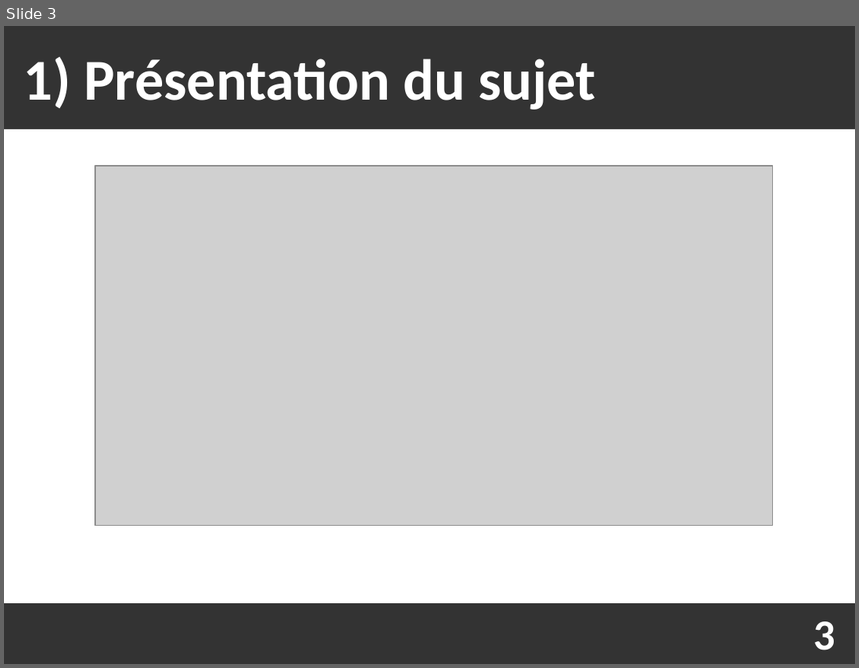
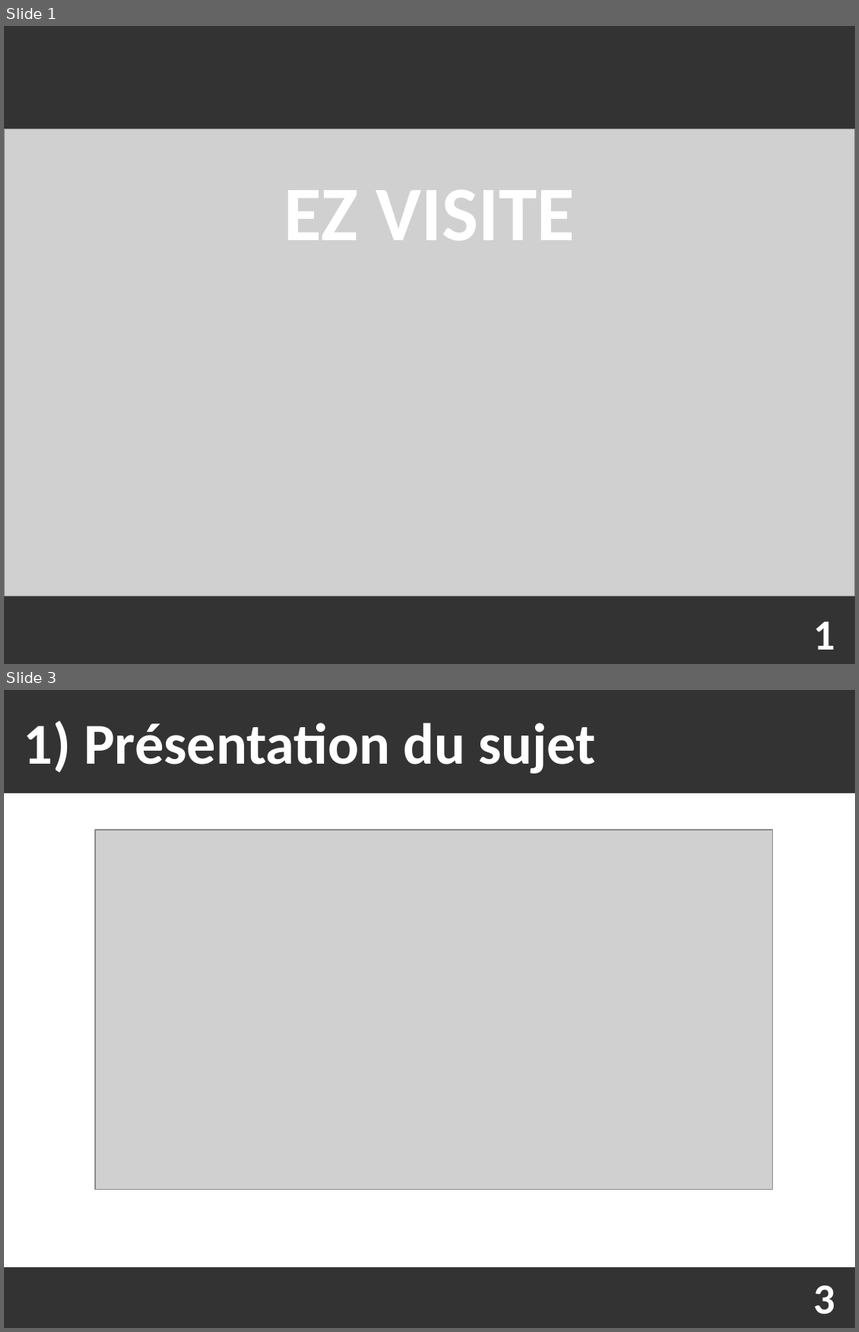
Before and after one commit to Fabou58/PROJET_5, a slide deck: soutenance/soutenance.odp. Shown one above the other, each under a label of ours: slide 3 before the commit, slides 1 and 3 after it; the slides between them are not shown. The pictures are 859x668 and 859x1332 pixels, drawn with LibreOffice and Linux fonts; fonts in the diff are those of the drawing; grey boxes stand for pictures. Boxes give left, top, right and bottom in pixels: in the first picture for what was removed or moved away, otherwise in the second. Text is boxed around its words. In the diff, an @@ line names an element or a change of style, - is before the commit and + after.

```diff
--- a/soutenance/soutenance.odp
+++ b/soutenance/soutenance.odp
@@ slide 1 added at (x1=4, y1=26, x2=855, y2=664), background #333333 @@
@@ picture added at (x1=4, y1=129, x2=855, y2=597) @@
@@ text added at (x1=284, y1=190, x2=575, y2=240), 72 pt, text #FFFFFF, bold @@
+EZ VISITE
@@ text added at (x1=814, y1=622, x2=836, y2=650), 40 pt, text #FFFFFF, bold @@
+1
```
Also in this commit, not shown: 2 slides changed, 2 other slides added, 2 slides removed, 1 other file.
